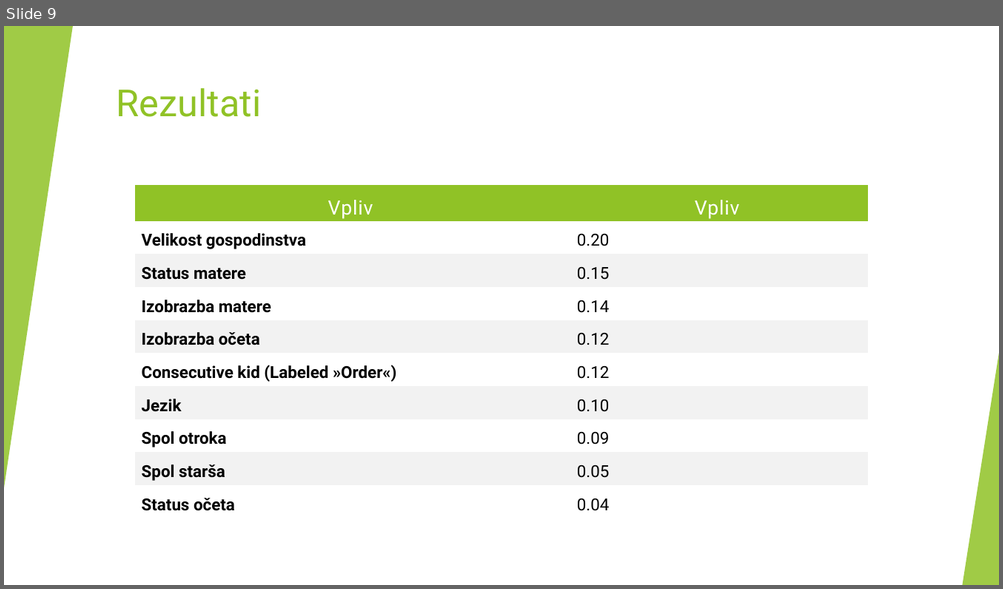
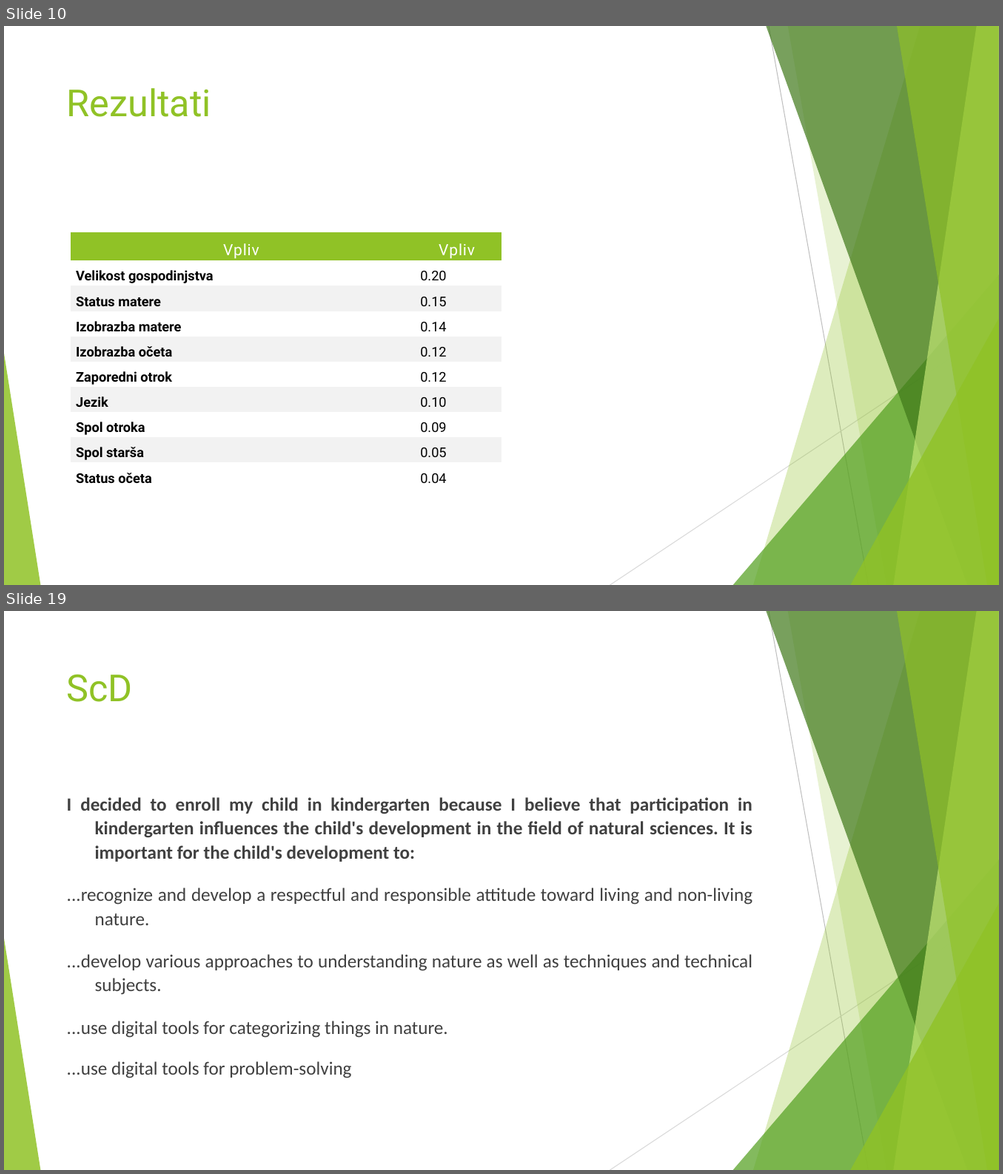
Before and after one commit to borbregant/Doktorat_all, a slide deck: stemberger/predstavitev.pptx. Shown one above the other, each under a label of ours: slide 9 before the commit, slides 10 and 19 after it; the slides between them are not shown. The pictures are 1003x589 and 1003x1174 pixels, drawn with LibreOffice and Linux fonts; fonts in the diff are those of the drawing. Boxes give left, top, right and bottom in pixels: in the first picture for what was removed or moved away, otherwise in the second. Text is boxed around its words. In the diff, an @@ line names an element or a change of style, - is before the commit and + after.

```diff
--- a/stemberger/predstavitev.pptx
+++ b/stemberger/predstavitev.pptx
@@ slide 19 added at bbox=[4, 611, 999, 1170], background #FFFFFF; not listed: 10 template elements that a slide beside it also shows @@
@@ title added at bbox=[67, 674, 133, 702], 36 pt, text #90C226 @@
+ScD
@@ text added at bbox=[67, 797, 752, 1079], 18 pt, text #404040 @@
+I decided to enroll my child in kindergarten because I believe that participation in kindergarten influences the child's development in the field of natural sciences. It is important for the child's development to:
+...recognize and develop a respectful and responsible attitude toward living and non-living nature.
+...develop various approaches to understanding nature as well as techniques and technical subjects.
+...use digital tools for categorizing things in nature.
+...use digital tools for problem-solving
@@ what was slide 9 is now slide 10 @@
@@ slide 10 changed as well @@
@@ rectangle removed at bbox=[4, 26, 999, 585] @@
@@ triangle removed at bbox=[4, 26, 73, 488] @@
@@ title "Rezultati": place and size @@
-title "Rezultati" at bbox=[116, 88, 261, 117]
+title "Rezultati" at bbox=[67, 88, 211, 117]
@@ table at bbox=[71, 232, 502, 488] @@
-row 2, column 1: Velikost gospodinstva
+row 2, column 1: Velikost gospodinjstva
-row 6, column 1: Consecutive kid (Labeled »Order«)
+row 6, column 1: Zaporedni otrok
@@ size 19 to 15 pt in "Vpliv", "Vpliv" @@
@@ size 16 to 13 pt in "0.20", "Status matere", "0.15", "Izobrazba matere" and 12 more places @@
@@ table: place and size @@
-table at bbox=[134, 185, 868, 519]
+table at bbox=[71, 232, 502, 488]
@@ triangle removed at bbox=[962, 354, 999, 585] @@
```
Also in this commit, not shown: 6 other slides changed, 14 other slides added, 4 slides removed, 32 other files.
